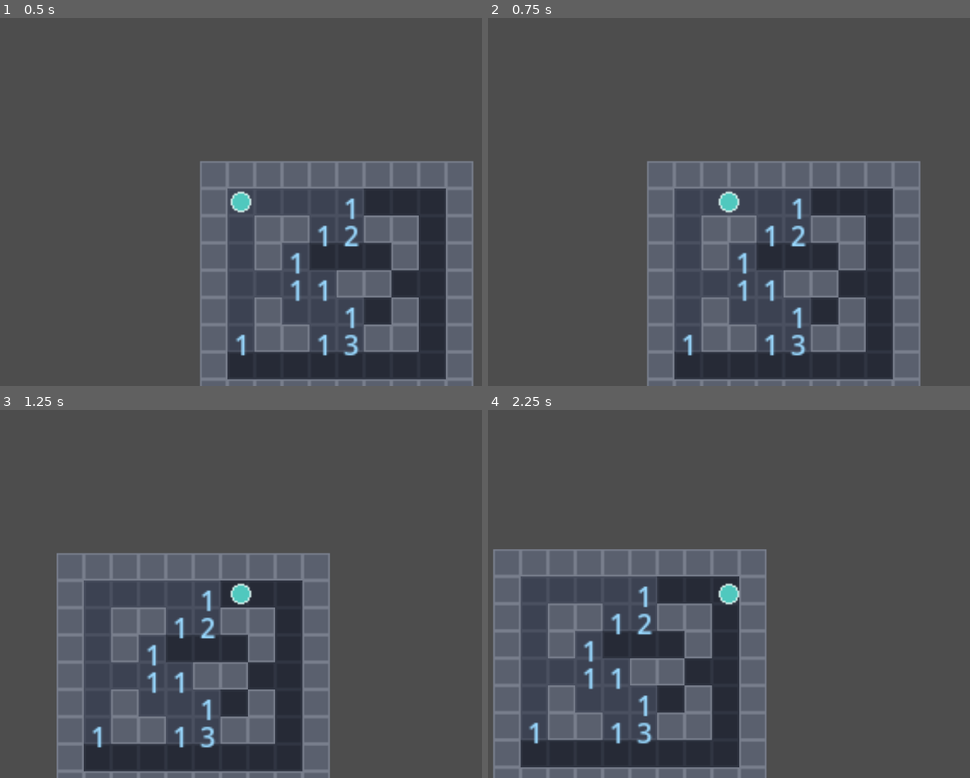
Above: before the commit, frames 1-4 (two rows, left to right).
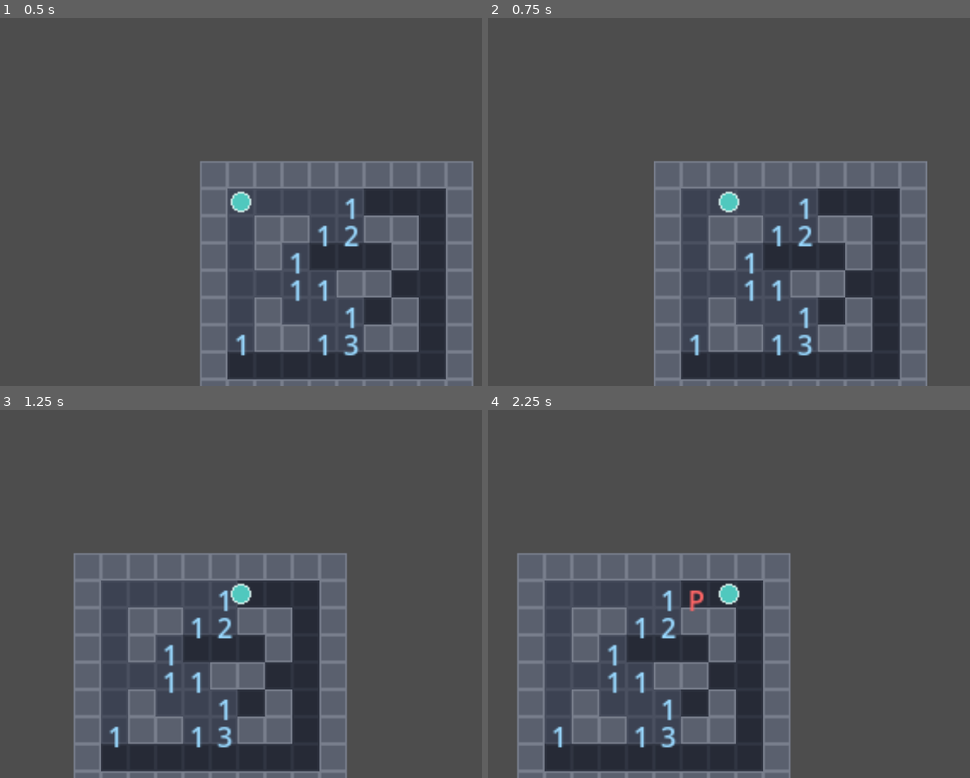
Above: after the commit, the same moments.

Repository: MayraSRS04/Darkfield
Game: Godot game, scene res://scenes/01_juego.tscn
Same seed, same stepped clock (60 frames per second), same inputs: the game is played once before the commit and once after it. This scene is started directly instead of the project's main scene.
Inputs:
- Up to frame 1 (0.5 s): no input
- Up to frame 2 (0.75 s): tap Enter at 0.5 s; hold Right (ui_right) from 0.53 s (still down); tap F at 0.6 s
- Up to frame 3 (1.25 s): keep holding Right (ui_right); tap Space at 0.77 s
- Up to frame 4 (2.25 s): release Right (ui_right) at 1.28 s; hold Down (ui_down) 1.28-2.03 s; tap F at 1.35, 2.1 s; tap Space at 1.52, 2 s; hold Right (ui_right) from 2.03 s (still down)

Frame 1 is identical in both runs. In frame 2, 7.7% of the frame differs, in the area x 33-92%, y 38-100%; in frame 3, 15%; in frame 4, 22%, in the area x 1-63%, y 37-100%.

Commit message:
feat: movimiento celda a celda con snap suave para el jugador

Diff:
--- a/actors/jugador.gd
+++ b/actors/jugador.gd
@@ -3,11 +3,39 @@
 signal solicito_revelar
 signal solicito_abanderar
 
-func _physics_process(_delta: float) -> void:
-	var direccion := Input.get_vector("ui_left", "ui_right", "ui_up", "ui_down")
-	velocity = direccion * GameManager.VELOCIDAD_JUGADOR
+var destino: Vector2
+var moviendose := false
+
+func _ready() -> void:
+	destino = global_position
+
+func _physics_process(delta: float) -> void:
+	if moviendose:
+		global_position = global_position.move_toward(destino, GameManager.VELOCIDAD_JUGADOR * delta)
+		if global_position.distance_to(destino) < 1.0:
+			global_position = destino
+			moviendose = false
+		velocity = Vector2.ZERO
+		move_and_slide()
+		return
+	var direccion := Vector2.ZERO
+	if Input.is_action_pressed("ui_left"):
+		direccion = Vector2.LEFT
+	elif Input.is_action_pressed("ui_right"):
+		direccion = Vector2.RIGHT
+	elif Input.is_action_pressed("ui_up"):
+		direccion = Vector2.UP
+	elif Input.is_action_pressed("ui_down"):
+		direccion = Vector2.DOWN
+	if direccion != Vector2.ZERO:
+		var celda_actual: Vector2i = get_parent().get_node("Suelo").local_to_map(global_position)
+		var celda_destino: Vector2i = celda_actual + Vector2i(direccion)
+		var pos_destino: Vector2 = get_parent().get_node("Suelo").map_to_local(celda_destino)
+		if not get_parent().get_node("Paredes").get_cell_source_id(celda_destino) != -1:
+			destino = pos_destino
+			moviendose = true
+	velocity = Vector2.ZERO
 	move_and_slide()
-
 
 func _unhandled_input(event: InputEvent) -> void:
 	if event is InputEventKey and event.pressed and not event.echo:
